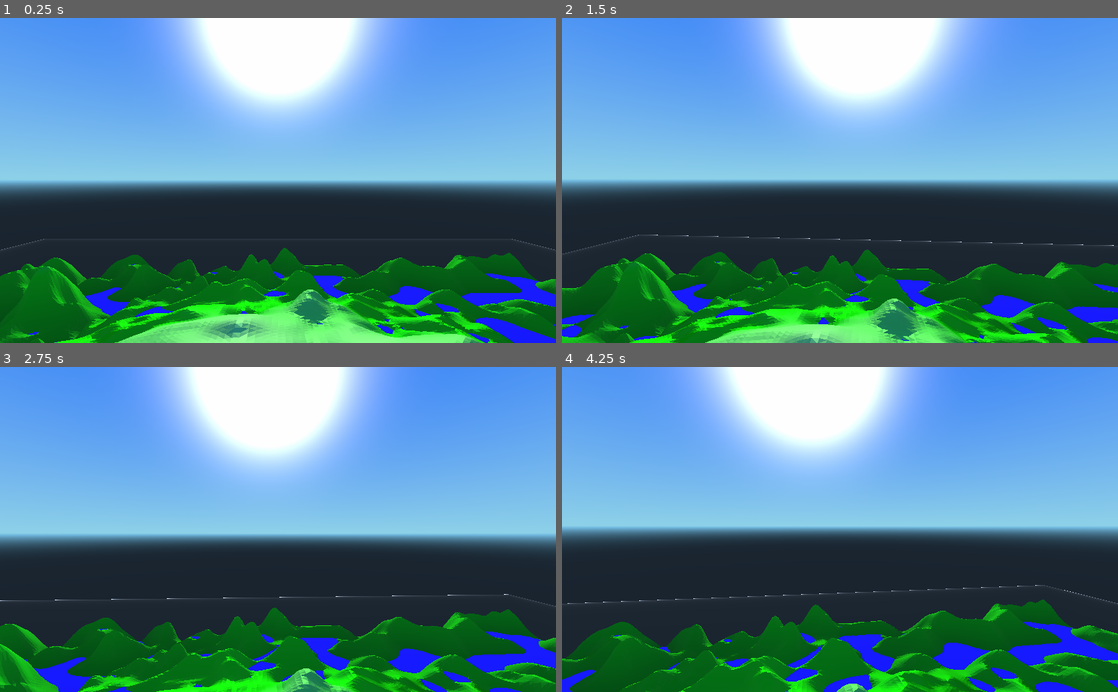
Above: before the commit, frames 1-4 (two rows, left to right).
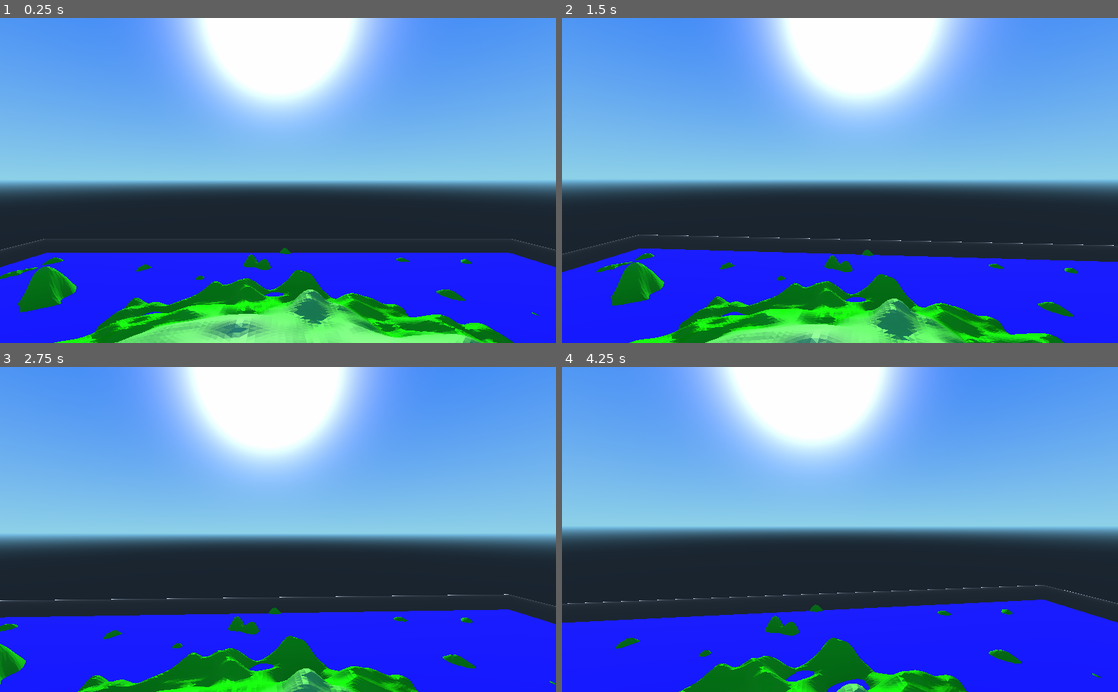
Above: after the commit, the same moments.

Repository: MichaelReel/Terrain_Scratch
Game: Godot game, scene res://Root.tscn
Two runs of this game, one before a commit and one after it. Both use one fixed random seed, a clock stepped at 60 frames per second and the inputs below.
Inputs (mouse positions are in pixels of both pictures, inside the frame that each line leads up to):
- Up to frame 1 (0.25 s): no input
- Up to frame 2 (1.5 s): tap Enter at 0.5 s; move the mouse to (867, 180) at 0.52 s; hold W (forward) from 0.53 s (still down); move the mouse to (812, 180) at 1.27 s
- Up to frame 3 (2.75 s): keep holding W (forward); move the mouse to (289, 523) at 2.02 s
- Up to frame 4 (4.25 s): keep holding W (forward); move the mouse to (834, 536) at 2.77 s; move the mouse to (878, 532) at 3.52 s

The runs differ from the first frame. In frame 1, 14% of the frame differs, in the area x 0-100%, y 72-100%; in frame 2, 15%; in frame 3, 16%; in frame 4, 17%, in the area x 0-100%, y 71-100%.

Commit message:
Just adding an old change lying around to set a min water level.

Diff:
--- a/Graph.gd
+++ b/Graph.gd
@@ -17,6 +17,7 @@
 
 var real_min_height = min_height
 var real_max_height = max_height
+
 
 class Quad:
 	var v1_x
@@ -79,6 +80,9 @@
 	var grid_x
 	var grid_z
 
+	var sea_level = 0.25        # Magic number
+	var bed_rock_precision = 32 # Magic number
+
 	var water_height
 	var closed
 	var levelled
@@ -92,7 +96,8 @@
 
 	func set_height(y):
 		height = y
-		water_height = y
+		# Water should be the min water height higher
+		water_height = floor(max(sea_level, y) * bed_rock_precision) / bed_rock_precision
 
 	static func y_sort(a, b):
 		if a.height > b.height:
@@ -296,7 +301,7 @@
 	var AD = abs(quad.A(vertex_grid).pos.y - quad.D(vertex_grid).pos.y)
 	var BC = abs(quad.B(vertex_grid).pos.y - quad.C(vertex_grid).pos.y)
 
-	if AD >= BC:
+	if AD > BC:
 
 		# A-----B
 		# | \   |
